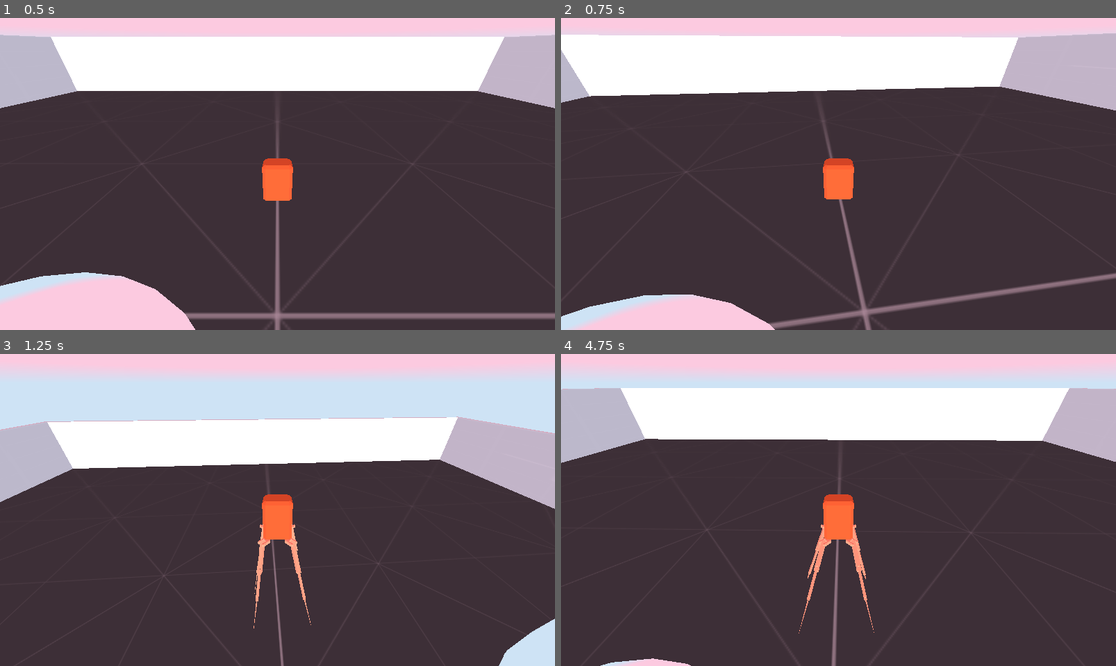
Above: before the commit, frames 1-4 (two rows, left to right).
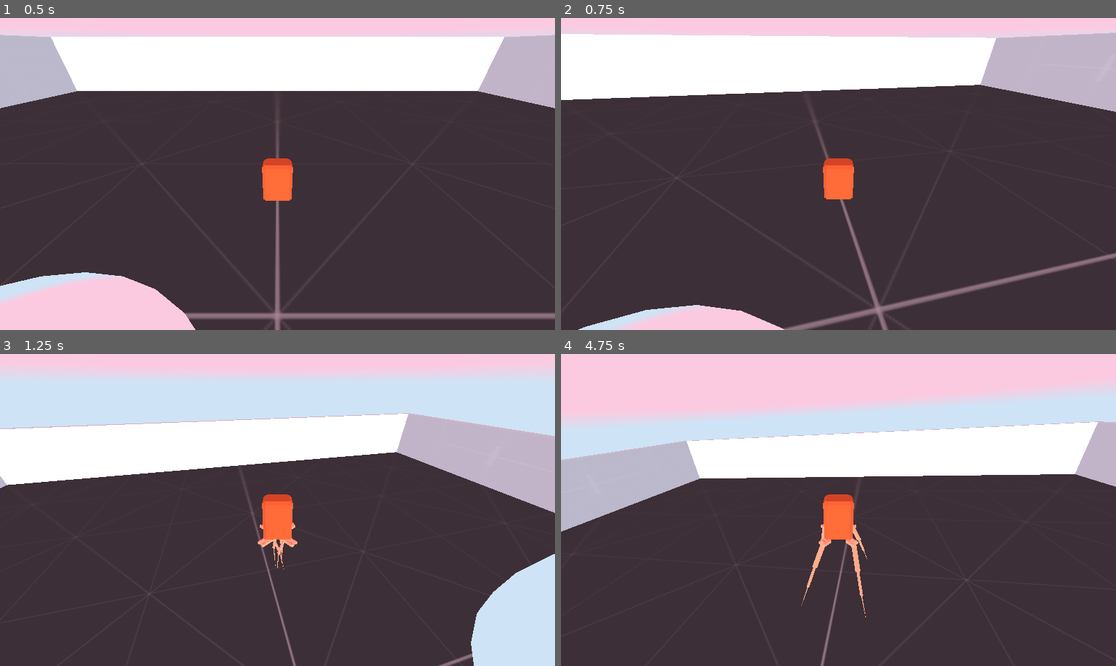
Above: after the commit, the same moments.

Repository: BnLds/InversedKineSpider
Game: Godot game, scene res://main/main.tscn
Same seed, same stepped clock (60 frames per second), same inputs: the game is played once before the commit and once after it.
Inputs:
- Up to frame 1 (0.5 s): no input
- Up to frame 2 (0.75 s): hold D (right) from 0.53 s (still down)
- Up to frame 3 (1.25 s): keep holding D (right); tap Space (jump) at 0.77 s
- Up to frame 4 (4.75 s): release D (right) at 1.28 s; hold S (backward) 1.28-2.03 s; tap Space (jump) at 1.52, 3.02, 3.77, 4.52 s; hold D (right) 2.03-2.78 s; hold W (forward) 2.78-3.53 s; hold A (left) from 3.53 s (still down)

Frame 1 is identical in both runs. In frame 2, 6.1% of the frame differs, in the area x 0-100%, y 4-100%; in frame 3, 9.7%; in frame 4, 34%, in the area x 0-100%, y 6-100%.

Commit message:
Position leg below body on fall

Diff:
--- a/scripts/StepTargetContainer.gd
+++ b/scripts/StepTargetContainer.gd
@@ -1,7 +1,6 @@
 extends Node3D
 
 @export var offset: float = 20.0
-@export var move_speed : float = 5.0
 
 @onready var parent = get_parent_node_3d()
 @onready var previous_position = parent.global_position
@@ -12,7 +11,3 @@
 		var velocity = parent.global_position - previous_position
 		global_position = parent.global_position + velocity * offset
 		previous_position = parent.global_position
-
-	if spider_bot.is_falling:
-		var target_basis = Utils._basis_from_normal(Vector3.UP)
-		transform.basis = lerp(transform.basis, target_basis, move_speed * delta).orthonormalized()
--- a/scripts/globals/utils.gd
+++ b/scripts/globals/utils.gd
@@ -1,10 +1,10 @@
 extends Node3D
 
-func _basis_from_normal(normal : Vector3) -> Basis:
+func _basis_from_normal(local_transform : Transform3D, normal : Vector3) -> Basis:
 	var result = Basis()
-	result.x = normal.cross(transform.basis.z)
+	result.x = normal.cross(local_transform.basis.z)
 	result.y = normal
-	result.z = transform.basis.x.cross(normal)
+	result.z = local_transform.basis.x.cross(normal)
 
 	result = result.orthonormalized()
 	result.x *= scale.x
--- a/scripts/ik_target.gd
+++ b/scripts/ik_target.gd
@@ -17,6 +17,9 @@
 			step()
 			opposite_target.step()
 
+	if spider_bot.is_falling:
+		_fall()
+
 func step():
 	var target_position = step_target.global_position
 	var half_way = (global_position + step_target.global_position) / 2
@@ -26,3 +29,8 @@
 	t.tween_property(self, "global_position", half_way + owner.basis.y, 0.1)
 	t.tween_property(self, "global_position", target_position, 0.1)
 	t.tween_callback(func(): is_stepping = false)
+
+func _fall():
+	var target_position = spider_bot.global_position - Vector3.UP*3
+	var t = get_tree().create_tween()
+	t.tween_property(self, "global_position", target_position, 0.1)
--- a/scripts/spider_bot.gd
+++ b/scripts/spider_bot.gd
@@ -37,7 +37,7 @@
 		fall_velocity += GRAVITY * delta
 		global_translate(Vector3.UP * fall_velocity)
 		"""Align the body to the direction of the floor"""
-		var target_basis = Utils._basis_from_normal(Vector3.UP)
+		var target_basis = Utils._basis_from_normal(transform, Vector3.UP)
 		transform.basis = lerp(transform.basis, target_basis, move_speed * delta).orthonormalized()
 
 	if is_grounded:
@@ -47,7 +47,7 @@
 		var plane1 = Plane(bl_leg.global_position, fl_leg.global_position, fr_leg.global_position)
 		var plane2 = Plane(fr_leg.global_position, br_leg.global_position, bl_leg.global_position)
 		var avg_normal = ((plane1.normal + plane2.normal) / 2).normalized()
-		var target_basis = Utils._basis_from_normal(avg_normal)
+		var target_basis = Utils._basis_from_normal(transform, avg_normal)
 		transform.basis = lerp(transform.basis, target_basis, move_speed * delta).orthonormalized()
 
 		"""Ensure the spider body is always at the same distance from the ground"""
